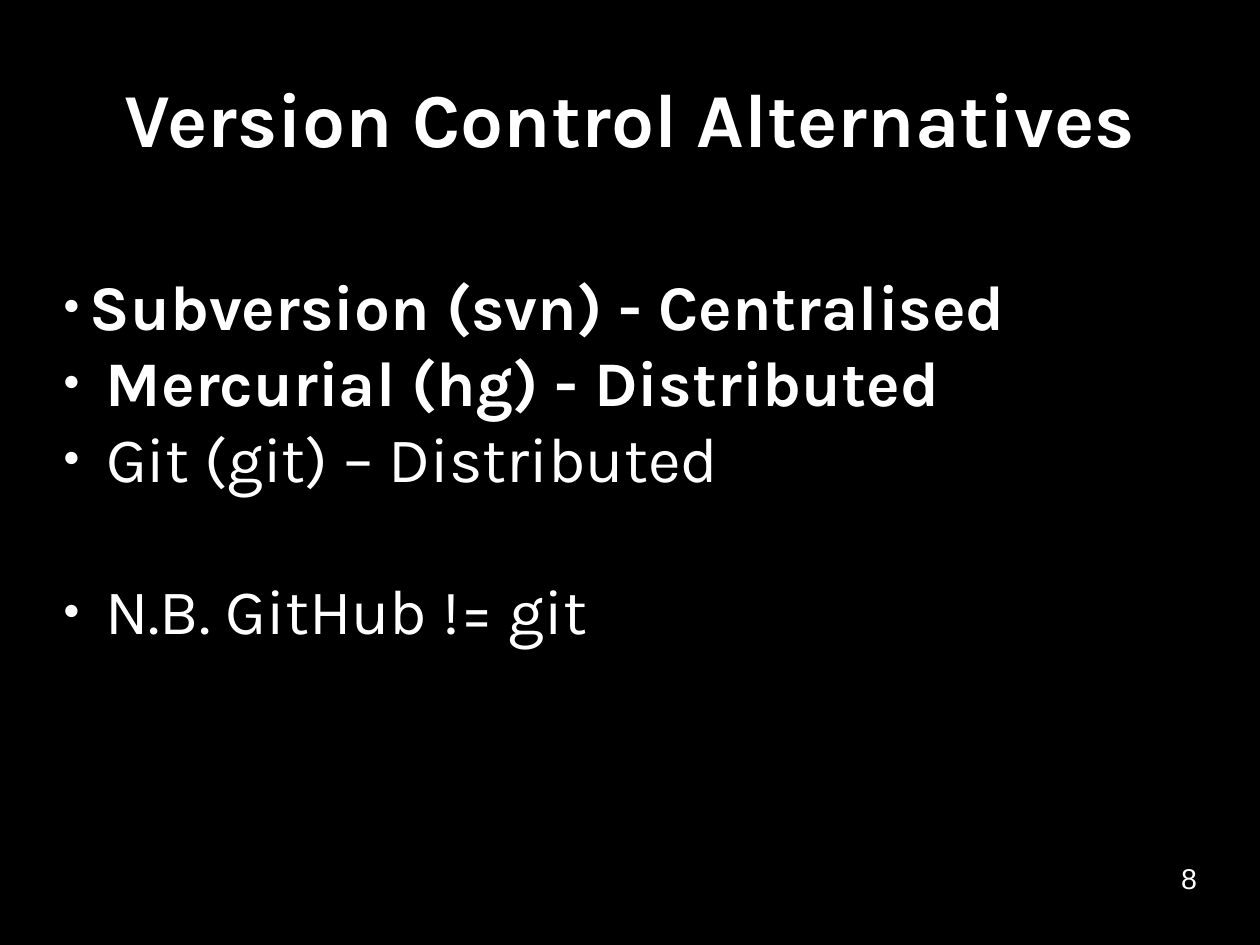
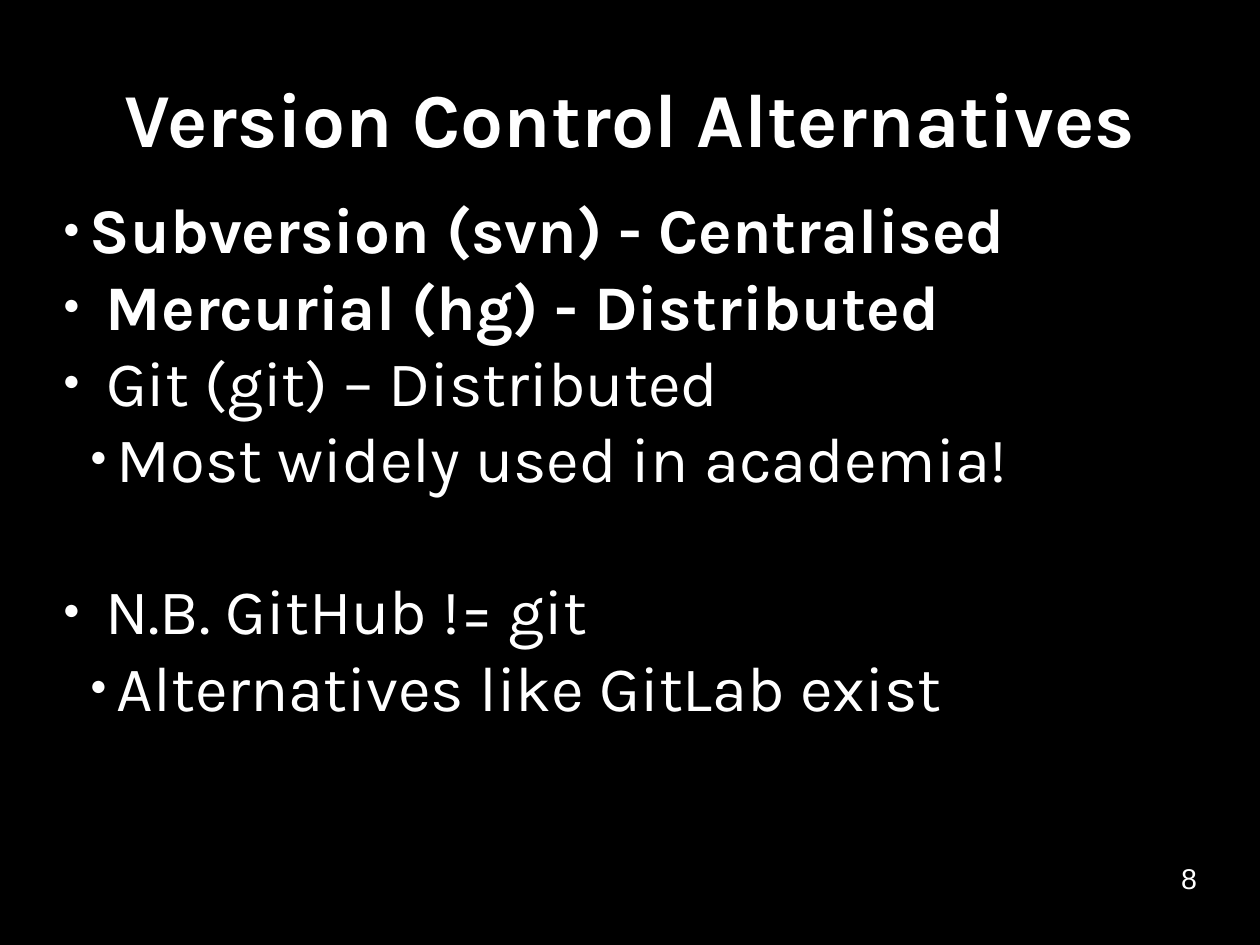
Before and after one commit to softwaresaved/2020-04-30-ramp-swc, a slide deck: slide 8 of novice/git/version-control-with-git-slides.odp. Drawn at 1260x945 pixels with LibreOffice and Linux fonts; fonts in the diff are those of the drawing. Boxes give left, top, right and bottom in pixels: in the first picture for what was removed or moved away, otherwise in the second. Text is boxed around its words. In the diff, an @@ line names an element or a change of style, - is before the commit and + after.

```diff
--- a/novice/git/version-control-with-git-slides.odp
+++ b/novice/git/version-control-with-git-slides.odp
@@ subtitle "Subversion (svn) - Centralised": place and size @@
-subtitle "Subversion (svn) - Centralised" at <box>90,282,1004,650</box>
+subtitle "Subversion (svn) - Centralised" at <box>90,205,1007,712</box>
@@ subtitle at <box>117,438,1007,498</box>: paragraph added @@
+  ● Most widely used in academia!
@@ subtitle at <box>117,667,941,712</box>: paragraph added @@
+  ● Alternatives like GitLab exist
```
Also in this commit, not shown: 1 other slide changed, 2 other files.
